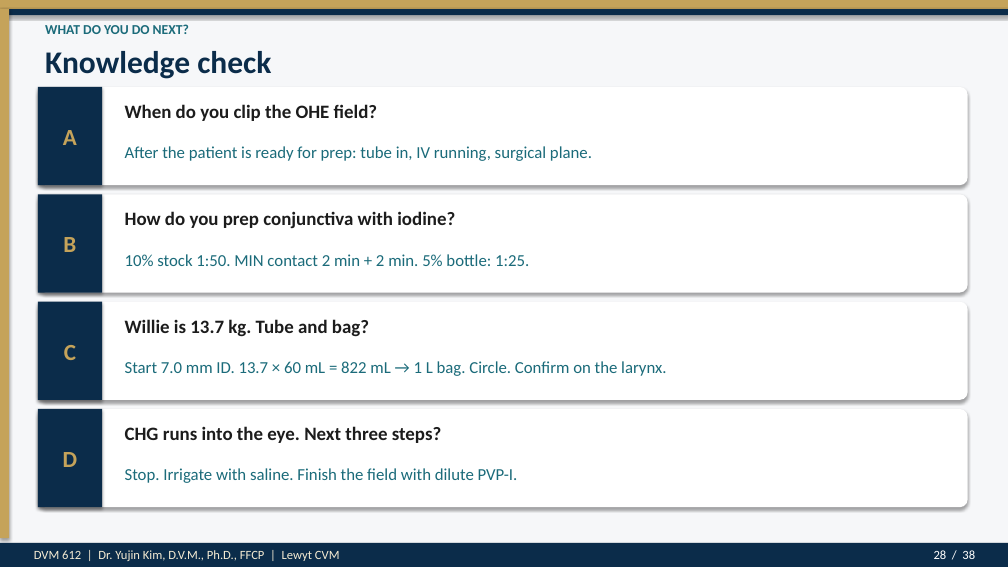
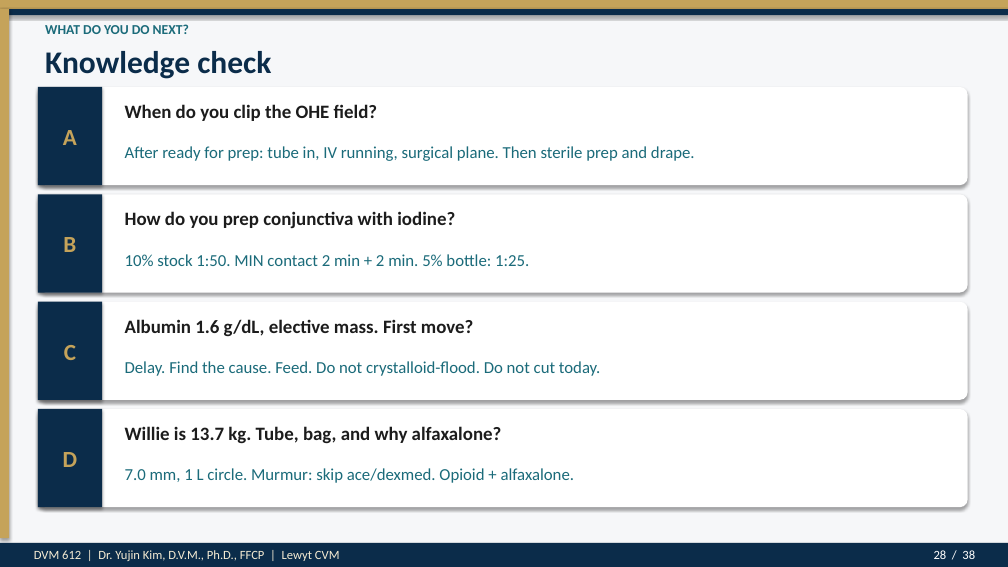
Before and after one commit to drkimvet/happycare, a slide deck: slide 28 of lectures/DVM-612_Week4_Preop_PatientPrep_Postop.pptx. Drawn at 1008x567 pixels with LibreOffice and Linux fonts; fonts in the diff are those of the drawing. Boxes give left, top, right and bottom in pixels: in the first picture for what was removed or moved away, otherwise in the second. Text is boxed around its words. In the diff, an @@ line names an element or a change of style, - is before the commit and + after.

```diff
--- a/lectures/DVM-612_Week4_Preop_PatientPrep_Postop.pptx
+++ b/lectures/DVM-612_Week4_Preop_PatientPrep_Postop.pptx
@@ text at bbox=[125, 146, 695, 161]: text changed @@
-After the patient is ready for prep: tube in, IV running, surgical plane.
+After ready for prep: tube in, IV running, surgical plane. Then sterile prep and drape.
@@ text at bbox=[125, 319, 473, 336]: text changed @@
-Willie is 13.7 kg. Tube and bag?
+Albumin 1.6 g/dL, elective mass. First move?
@@ text at bbox=[125, 361, 600, 376]: text changed @@
-Start 7.0 mm ID. 13.7 × 60 mL = 822 mL → 1 L bag. Circle. Confirm on the larynx.
+Delay. Find the cause. Feed. Do not crystalloid-flood. Do not cut today.
@@ text at bbox=[125, 426, 502, 444]: text changed @@
-CHG runs into the eye. Next three steps?
+Willie is 13.7 kg. Tube, bag, and why alfaxalone?
@@ text at bbox=[125, 468, 575, 483]: text changed @@
-Stop. Irrigate with saline. Finish the field with dilute PVP-I.
+7.0 mm, 1 L circle. Murmur: skip ace/dexmed. Opioid + alfaxalone.
```
Also in this commit, not shown: 10 other slides changed, 1 slide added, 1 slide removed, 2 other files.
